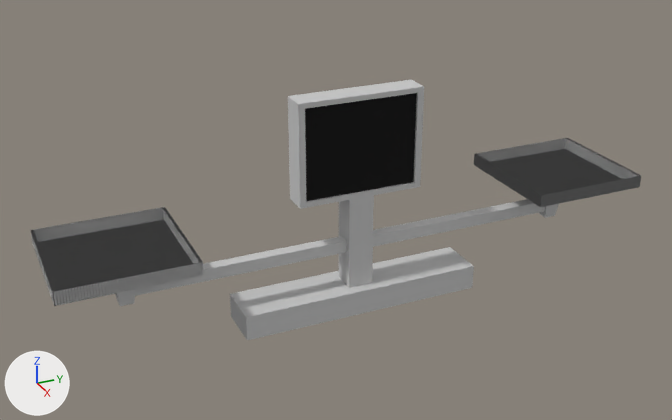
The Blender file ModelosBlend/Planeta7.blend: old version first, new version second.
One viewpoint serves both versions: a 50 mm camera at (58.7, -28.1, 29.9) aimed at (-0.4, -1.5, 0.4). Arrows for +X, +Y and +Z are at lower left; the lights stay in place.

In view in the first picture: 'Barra', 'Pantalla', 'PlatoD', 'PlatoD.001'.
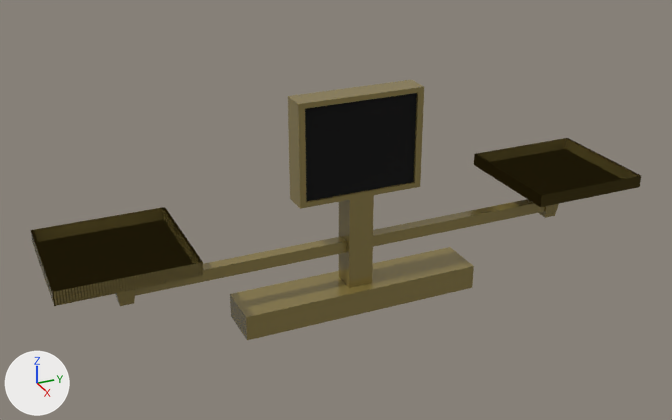
Pixel boxes [x1, y1, x2, y2] of what changed, in the pictures (672 x 420 px):
'Pantalla', recoloured
    both: [230, 80, 474, 340]
'PlatoD.001', recoloured
    both: [31, 207, 204, 306]
'PlatoD', recoloured
    both: [474, 138, 641, 218]
'Barra', recoloured
    both: [135, 199, 545, 296]

The change in detail:
Material 'Platos' (mat_platos) changes colour from light grey #c7c7c7 to yellow #948247; in linear values from (0.568, 0.568, 0.568) to (0.295, 0.224, 0.0624).
